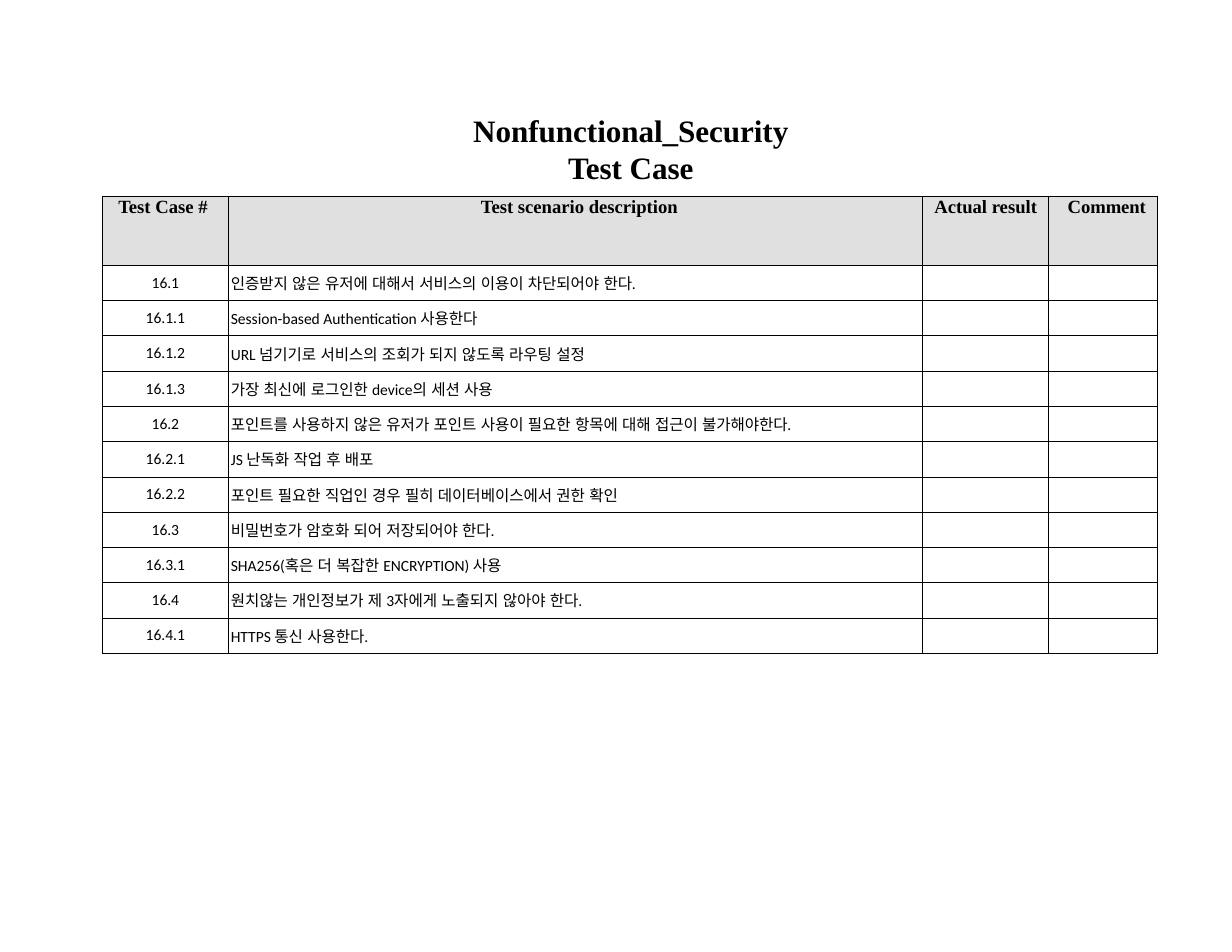
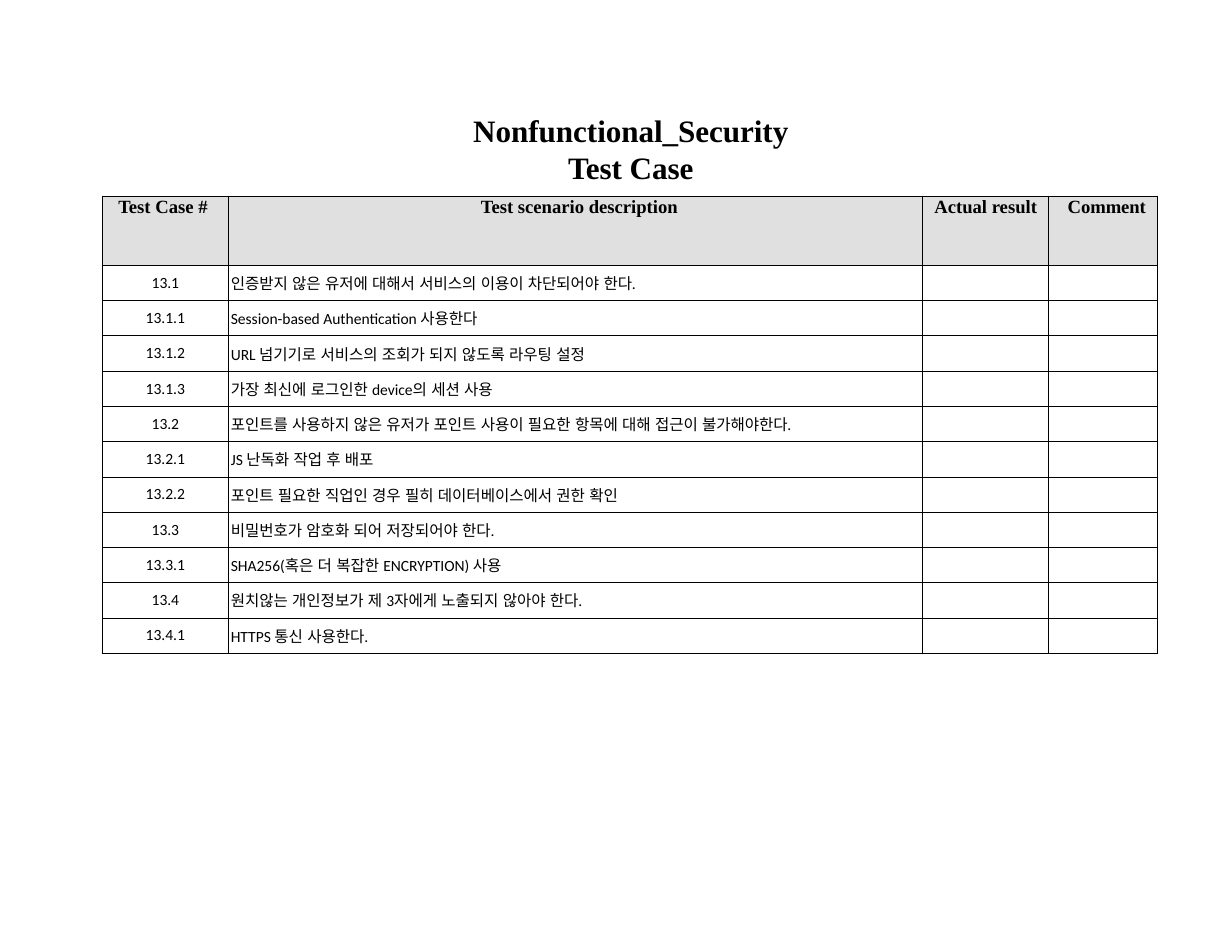
Before and after one commit to skkuse02/2019fall_41class_team3, a slide deck: slide 14 of docs/4. Testing/seteam3 qahub working scenario for testing.pptx. Drawn at 1232x952 pixels with LibreOffice and Linux fonts; fonts in the diff are those of the drawing. Boxes give left, top, right and bottom in pixels: in the first picture for what was removed or moved away, otherwise in the second. Text is boxed around its words. In the diff, an @@ line names an element or a change of style, - is before the commit and + after.

```diff
--- a/docs/4. Testing/seteam3 qahub working scenario for testing.pptx
+++ b/docs/4. Testing/seteam3 qahub working scenario for testing.pptx
@@ table at <box>103,196,1157,653</box> @@
-row 2, column 1: 16.1
+row 2, column 1: 13.1
-row 3, column 1: 16.1.1
+row 3, column 1: 13.1.1
-row 4, column 1: 16.1.2
+row 4, column 1: 13.1.2
-row 5, column 1: 16.1.3
+row 5, column 1: 13.1.3
-row 6, column 1: 16.2
+row 6, column 1: 13.2
-row 7, column 1: 16.2.1
+row 7, column 1: 13.2.1
-row 8, column 1: 16.2.2
+row 8, column 1: 13.2.2
-row 9, column 1: 16.3
+row 9, column 1: 13.3
-row 10, column 1: 16.3.1
+row 10, column 1: 13.3.1
-row 11, column 1: 16.4
+row 11, column 1: 13.4
-row 12, column 1: 16.4.1
+row 12, column 1: 13.4.1
```
Also in this commit, not shown: 12 other slides changed.
